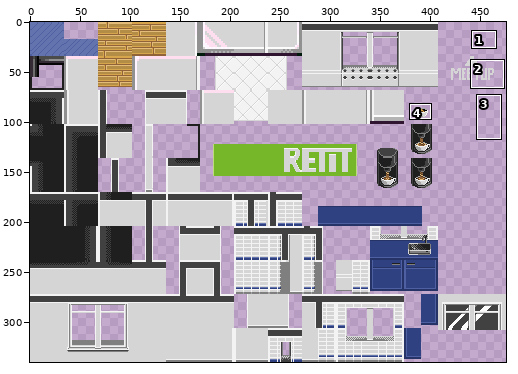
Two versions of one sprite sheet, office_tileset.png. The picture above shows the old version from afar; the outline marks the close-up.
Close-up. Old version:
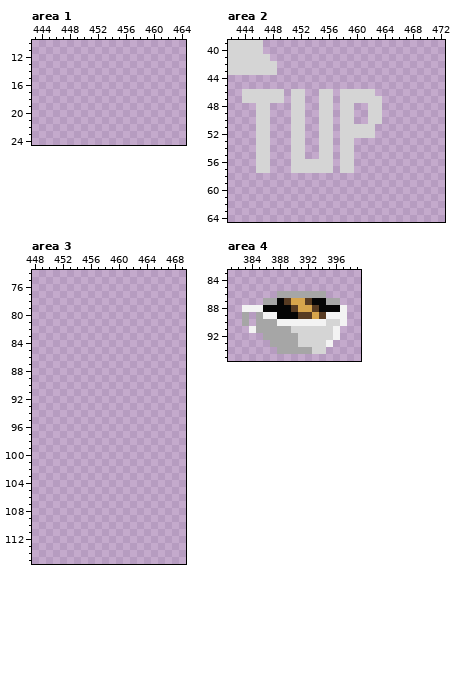
The file is 476x340 pixels. Colours within 5 levels of each other are drawn and written as one. Shown: area 1: x 443..464, y 10..24; area 2: x 442..472, y 39..64; area 3: x 448..469, y 74..115; area 4: x 381..399, y 83..95. The commit also changed other parts of the picture, which this record leaves out.
After:
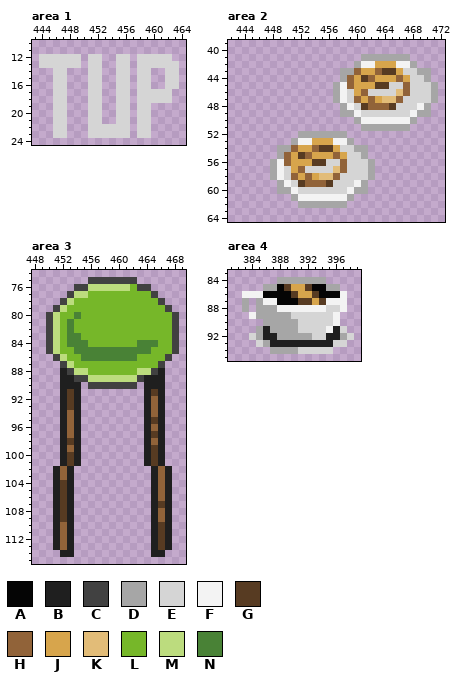
Palette (. is transparent): A #050505  B #1f1f1f  C #414141  D #a6a6a6  E #d5d5d5  F #f3f3f3  G #573b22  H #916339  J #d7a54c  K #e2bc78  L #76b729  M #bcdc7e  N #498236
Change:
Changed rows in their new state; - is an unchanged pixel.
Area 1:
first column x 444:
12 EEEEEE-EE--EE-EEEEE-
13 EEEEEE-EE--EE-EEEEEE
14 --EE---EE--EE-EE--EE
15 --EE---EE--EE-EE--EE
16 --EE---EE--EE-EE--EE
17 --EE---EE--EE-EEEEE-
18 --EE---EE--EE-EEEEE-
19 --EE---EE--EE-EE----
20 --EE---EE--EE-EE----
21 --EE---EE--EE-EE----
22 --EE---EEEEEE-EE----
23 --EE---EEEEEE-EE----
Area 2:
first column x 442:
39 .....-------------------------
40 .....-------------------------
41 ......-------------DDDDDDD----
42 .......-----------DFFJJJFFD---
43 .......---------DDHJJHGGJEEDD-
44 ----------------DHJGHJJJHJEED-
45 ---------------DFHJJJGGEEHEEED
46 --......-..--..DF-JH-EEEKHEEED
47 --......-..--..DF-HJHJKKHEEEED
48 ----..---..--..-DFEGHHHGEEEFD-
49 ----..---..--..-DDFE--EEEEFDD-
50 ----..---..--..-..DFFFFFFFD---
51 ----..---..--..-...DDDDDDD----
52 ----..---.DDDDDDD....---------
53 ----..---DFFJJJFFD------------
54 ----..-DDHJJHGGJ--DD----------
55 ----..-DHJGHJJJHJ-ED----------
56 ----..DFHJJJGG-EH-EED---------
57 ----..DFEJH----KH-EED---------
58 ------DFEHJHJKKHEEEED---------
59 -------DFEGHHHGEEEFD----------
60 -------DDFEEEEEEEFDD----------
61 ---------DFFFFFFFD------------
62 ----------DDDDDDD-------------
Area 3:
first column x 450:
 75 ------CCCCCCC------
 76 ----CCMMMMMMLCC----
 77 ---CMMLLLLLLLLLC---
 78 --CMLLLLLLLLLLLLC--
 79 -CMLLLLLLLLLLLLLLC-
 80 CMLLNLLLLLLLLLLLLLC
 81 CMLNLLLLLLLLLLLLLLC
 82 CMLNLLLLLLLLLLLLLLC
 83 CMLNNLLLLLLLLLLLLLC
 84 CMLNNNLLLLLLLNNNLLC
 85 CMLLNNNNNNNNNNNLLLC
 86 -CMLLNNNNNNNNLLLLC-
 87 --CMLLLLLLLLLLLLC--
 88 --BCMMLLLLLLLMMCB--
 89 --BBCCMMMMMMMCBBB--
 90 --BBB-CCCCCCC-BBB--
 91 --BGB---------BGB--
 92 --BGB---------BHB--
 93 --BGB---------BHB--
 94 --BHB---------BHB--
 95 --BHB---------BGB--
 96 --BHB---------BHB--
 97 --BHB---------BGB--
 98 --BGB---------BHB--
 99 --BHB---------BGB--
100 --BGB---------BGB--
101 --BGB---------BGB--
102 -BHB-----------BHB-
103 -BHB-----------BHB-
104 -BGB-----------BHB-
105 -BGB-----------BHB-
106 -BGB-----------BHB-
107 -BGB-----------BGB-
108 -BGB-----------BHB-
109 -BGB-----------BHB-
110 -BHB-----------BGB-
111 -BHB-----------BGB-
112 -BHB-----------BGB-
113 -BHB-----------BGB-
114 --BB-----------BB--
Area 4:
first column x 383:
84 -----DDDDDDD----
85 ---DDAGJJGAADD--
86 FFFAAAAGJJGAAAF-
87 D-DFF-AAG-JGFFF-
88 D.DDDFFFFFFFEE--
89 .F-DDDDEEEEEE-.-
90 .-.--DDDEEEE-F.-
91 -.-B---D----FBE-
92 -EDBB---DD--BBDE
93 --EDBBBBBBBBBEE-
94 ----D---EE--E---
